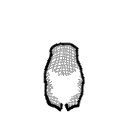
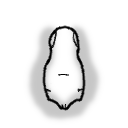
Layer changes from the first 128px x 128px image to the second:
added group "clothing" with 3 layers above "sweater" over [25, 22, 103, 123]
added layer "clothingline" in group "clothing" over [42, 25, 86, 111]
added layer "clothingshade" (multiply) in group "clothing" over [25, 22, 103, 123]
added layer "clothingcolor" in group "clothing" over [44, 27, 84, 109]
hid group "sweater" (5 layers) over [25, 22, 103, 123]
painted on "sweaterbase", masked it over [44, 44, 84, 110]
